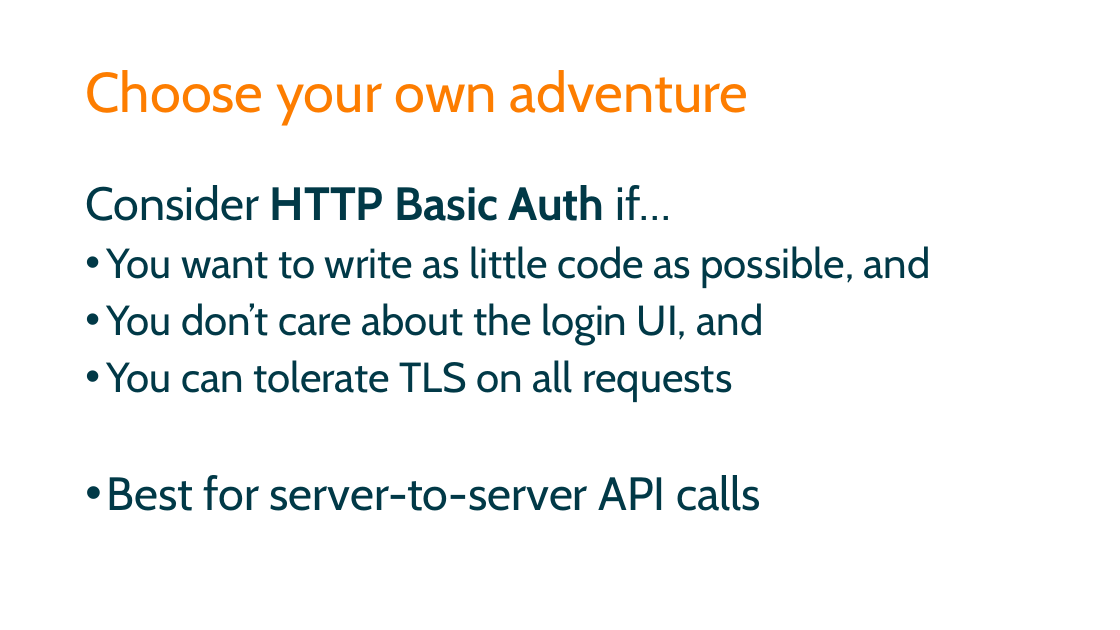
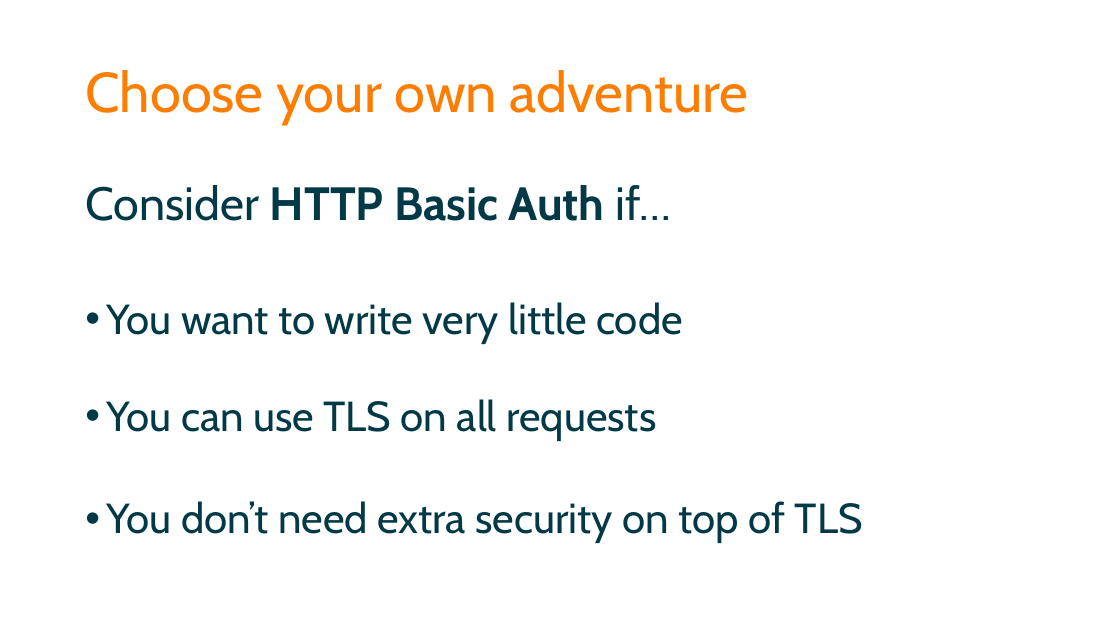
Before and after one commit to spetryjohnson/Securing-Your-API-Endpoints---StirTrek-2016, a slide deck: slide 66 of Securing Your API Endpoints - CodeMash 2016.pptx. Drawn at 1120x630 pixels with LibreOffice and Linux fonts; fonts in the diff are those of the drawing. Boxes give left, top, right and bottom in pixels: in the first picture for what was removed or moved away, otherwise in the second. Text is boxed around its words. In the diff, an @@ line names an element or a change of style, - is before the commit and + after.

```diff
--- a/Securing Your API Endpoints - CodeMash 2016.pptx
+++ b/Securing Your API Endpoints - CodeMash 2016.pptx
@@ text at (106,302,863,543): text changed @@
-• You want to write as little code as possible, and
-• You don’t care about the login UI, and
-• You can tolerate TLS on all requests
-• Best for server-to-server API calls
+• You want to write very little code
+• You can use TLS on all requests
+• You don’t need extra security on top of TLS
```
Also in this commit, not shown: 8 other slides changed, 2 other files.
